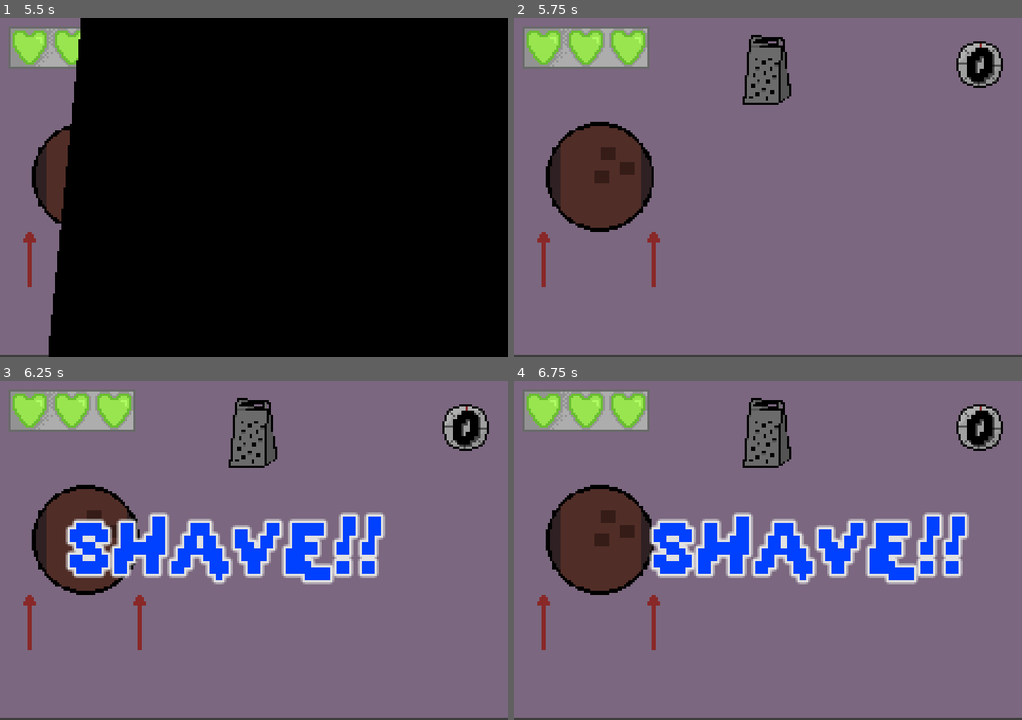
Above: before the commit, frames 1-4 (two rows, left to right).
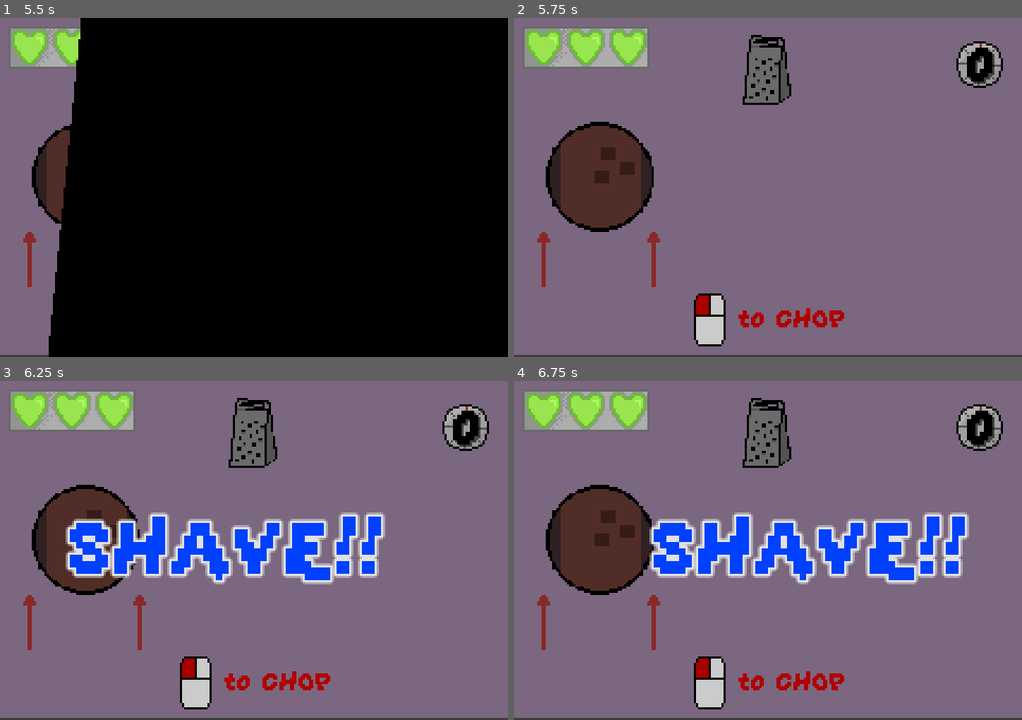
Above: after the commit, the same moments.

Repository: emmetl913/GMTK2024
Game: Godot game, scene res://menus/MainMenu.tscn
Same seed, same stepped clock (60 frames per second), same inputs: the game is played once before the commit and once after it. The engine's default icon, where the game draws it, is replaced by a stand-in: a white triangle on a blue panel in a dark square. Sound files missing from this copy of the repository are replaced by a short silence.
Inputs (mouse positions are in pixels of both pictures, inside the frame that each line leads up to):
- Up to frame 1 (5.5 s): click (137, 190) at 0.5 s; move the mouse to (365, 170) at 1.27 s; hold A (A) 1.28-2.03 s; tap D (D) at 1.55, 2.1, 3.8 s; move the mouse to (152, 204) at 2.02 s; tap S (S) at 2.3, 4.55 s; move the mouse to (304, 112) at 2.77 s; hold S (S) 2.78-3.53 s; tap A (A) at 3.05, 3.6, 5.3 s; move the mouse to (228, 255) at 3.52 s; move the mouse to (406, 238) at 4.27 s; hold D (D) 4.28-5.03 s; move the mouse to (101, 136) at 5.02 s; click (101, 136) at 5.1 s
- Up to frame 2 (5.75 s): no input
- Up to frame 3 (6.25 s): move the mouse to (279, 550) at 5.77 s; hold S (S) from 5.78 s (still down); tap D (D) at 6.05 s
- Up to frame 4 (6.75 s): move the mouse to (691, 465) at 6.52 s; release S (S) at 6.53 s; tap W (W) at 6.6 s

Frame 1 is identical in both runs. In frame 2, 1.5% of the frame differs, in the area x 35-65%, y 81-97%; in frame 3, 1.5%; in frame 4, 1.5%.

Commit message:
win and lose sounds

Diff:
--- a/games/PullingGame/PullingGame.tscn
+++ b/games/PullingGame/PullingGame.tscn
@@ -12,6 +12,45 @@
 font_size = 32
 font_color = Color(0, 0.494118, 1, 1)
 outline_size = 3
+
+[sub_resource type="Animation" id="Animation_xs5yg"]
+length = 0.001
+tracks/0/type = "value"
+tracks/0/imported = false
+tracks/0/enabled = true
+tracks/0/path = NodePath("Cake:self_modulate")
+tracks/0/interp = 1
+tracks/0/loop_wrap = true
+tracks/0/keys = {
+"times": PackedFloat32Array(0),
+"transitions": PackedFloat32Array(1),
+"update": 0,
+"values": [Color(1, 1, 1, 1)]
+}
+tracks/1/type = "value"
+tracks/1/imported = false
+tracks/1/enabled = true
+tracks/1/path = NodePath("Cake:rotation")
+tracks/1/interp = 1
+tracks/1/loop_wrap = true
+tracks/1/keys = {
+"times": PackedFloat32Array(0),
+"transitions": PackedFloat32Array(1),
+"update": 0,
+"values": [0.0]
+}
+tracks/2/type = "value"
+tracks/2/imported = false
+tracks/2/enabled = true
+tracks/2/path = NodePath("Cake:scale")
+tracks/2/interp = 1
+tracks/2/loop_wrap = true
+tracks/2/keys = {
+"times": PackedFloat32Array(0),
+"transitions": PackedFloat32Array(1),
+"update": 0,
+"values": [Vector2(0.5, 0.5)]
+}
 
 [sub_resource type="Animation" id="Animation_kso20"]
 resource_name = "TakeCake"
@@ -51,45 +90,6 @@
 "transitions": PackedFloat32Array(1, 1),
 "update": 0,
 "values": [Color(1, 1, 1, 1), Color(1, 1, 1, 0)]
-}
-
-[sub_resource type="Animation" id="Animation_xs5yg"]
-length = 0.001
-tracks/0/type = "value"
-tracks/0/imported = false
-tracks/0/enabled = true
-tracks/0/path = NodePath("Cake:self_modulate")
-tracks/0/interp = 1
-tracks/0/loop_wrap = true
-tracks/0/keys = {
-"times": PackedFloat32Array(0),
-"transitions": PackedFloat32Array(1),
-"update": 0,
-"values": [Color(1, 1, 1, 1)]
-}
-tracks/1/type = "value"
-tracks/1/imported = false
-tracks/1/enabled = true
-tracks/1/path = NodePath("Cake:rotation")
-tracks/1/interp = 1
-tracks/1/loop_wrap = true
-tracks/1/keys = {
-"times": PackedFloat32Array(0),
-"transitions": PackedFloat32Array(1),
-"update": 0,
-"values": [0.0]
-}
-tracks/2/type = "value"
-tracks/2/imported = false
-tracks/2/enabled = true
-tracks/2/path = NodePath("Cake:scale")
-tracks/2/interp = 1
-tracks/2/loop_wrap = true
-tracks/2/keys = {
-"times": PackedFloat32Array(0),
-"transitions": PackedFloat32Array(1),
-"update": 0,
-"values": [Vector2(0.5, 0.5)]
 }
 
 [sub_resource type="AnimationLibrary" id="AnimationLibrary_t4vge"]
--- a/games/ShavingGame/ShavingGame.tscn
+++ b/games/ShavingGame/ShavingGame.tscn
@@ -7,6 +7,8 @@
 [ext_resource type="Texture2D" uid="uid://b5bonvydbnml8" path="res://assets/sprites/grater.png" id="3_oroo7"]
 [ext_resource type="Texture2D" uid="uid://dsgrlpe4p5roc" path="res://assets/sprites/CoconutSide.png" id="3_w1wnh"]
 [ext_resource type="AudioStream" uid="uid://k7erolpsoo4m" path="res://assets/sfx/sliceSFX.mp3" id="7_pf5el"]
+[ext_resource type="FontFile" uid="uid://dy03qa2n13w83" path="res://fonts/GrapeSoda.ttf" id="8_e5qhl"]
+[ext_resource type="Texture2D" uid="uid://cds8q1otyhfc6" path="res://assets/sprites/left_click.png" id="9_ejsj4"]
 
 [sub_resource type="RectangleShape2D" id="RectangleShape2D_4d8f8"]
 size = Vector2(87.5, 50)
@@ -22,6 +24,11 @@
 
 [sub_resource type="RectangleShape2D" id="RectangleShape2D_uovx5"]
 size = Vector2(38, 58.54)
+
+[sub_resource type="LabelSettings" id="LabelSettings_li45w"]
+font = ExtResource("8_e5qhl")
+font_color = Color(0.866667, 0, 0, 1)
+outline_color = Color(0, 0, 0, 1)
 
 [node name="ShavingGame" type="Node2D"]
 script = ExtResource("1_gp8yt")
@@ -122,6 +129,21 @@
 [node name="ShaveSFX" type="AudioStreamPlayer" parent="."]
 stream = ExtResource("7_pf5el")
 
+[node name="Label" type="Label" parent="."]
+texture_filter = 1
+offset_left = 106.0
+offset_top = 134.0
+offset_right = 209.0
+offset_bottom = 157.0
+text = "to CHOP"
+label_settings = SubResource("LabelSettings_li45w")
+
+[node name="Sprite2D" type="Sprite2D" parent="."]
+texture_filter = 1
+position = Vector2(85, 130)
+texture = ExtResource("9_ejsj4")
+centered = false
+
 [connection signal="area_entered" from="Shaveables/Sprite2D/Area2D" to="." method="_on_area_2d_area_entered"]
 [connection signal="area_entered" from="Shaver/ShaveArea" to="." method="_on_shave_area_area_entered"]
 [connection signal="timeout" from="ShaveCD" to="." method="_on_shave_cd_timeout"]
--- a/worlds/MicroGamePlayer.gd
+++ b/worlds/MicroGamePlayer.gd
@@ -124,6 +124,7 @@
 	recentGameWon = true
 
 	play_end_text_animation("WIN!", Color(0, 0.64, 0.13))
+	$onwin.play()
 	$MessageTimer.start()
 
 func loseGame():
@@ -133,7 +134,7 @@
 	lives -= 1
 	update_lives()
 	recentGameWon = false
-
+	$onlose.play()
 	play_end_text_animation("LOSE!", Color(1, 0, 0))
 	$MessageTimer.start()
 
--- a/worlds/MicroGamePlayer.tscn
+++ b/worlds/MicroGamePlayer.tscn
@@ -9,6 +9,8 @@
 [ext_resource type="Texture2D" uid="uid://0b74jgic1yco" path="res://assets/MicroGamePlayer/transition.png" id="4_d0212"]
 [ext_resource type="Texture2D" uid="uid://bicciu8p263d1" path="res://assets/MicroGamePlayer/Lives Display/lives_display4.png" id="5_wvb5n"]
 [ext_resource type="AudioStream" uid="uid://bdb3t6k0g2pui" path="res://assets/music/funny2.wav" id="8_d656y"]
+[ext_resource type="AudioStream" uid="uid://bnh8bfwwf83j1" path="res://assets/sfx/microgamewin.wav" id="10_4k5vy"]
+[ext_resource type="AudioStream" uid="uid://b0it6c4wnkpiq" path="res://assets/sfx/microgamelose.wav" id="11_4v6jk"]
 
 [sub_resource type="LabelSettings" id="LabelSettings_uacp0"]
 font = ExtResource("3_adxpj")
@@ -360,6 +362,12 @@
 position = Vector2(34, 14)
 texture = ExtResource("5_wvb5n")
 
+[node name="onwin" type="AudioStreamPlayer" parent="."]
+stream = ExtResource("10_4k5vy")
+
+[node name="onlose" type="AudioStreamPlayer" parent="."]
+stream = ExtResource("11_4v6jk")
+
 [connection signal="timeout" from="GameTimer" to="." method="_on_game_timer_timeout"]
 [connection signal="timeout" from="InbetweenTimer" to="." method="_on_inbetween_timer_timeout"]
 [connection signal="timeout" from="MessageTimer" to="." method="_on_message_timer_timeout"]
Not shown, added: assets/music/microgamewin.wav.import
Not shown, added: assets/sfx/microgamelose.wav.import
Not shown, added: assets/sfx/microgamewin.wav.import
Not shown: 1 places in games/ShavingGame/ShavingGame.tscn that only renumber resources
Not shown: 1 places in worlds/MicroGamePlayer.tscn that only renumber resources
Not shown, added: assets/music/microgamewin.wav
Not shown, added: assets/sfx/microgamelose.wav
Not shown, added: assets/sfx/microgamewin.wav
